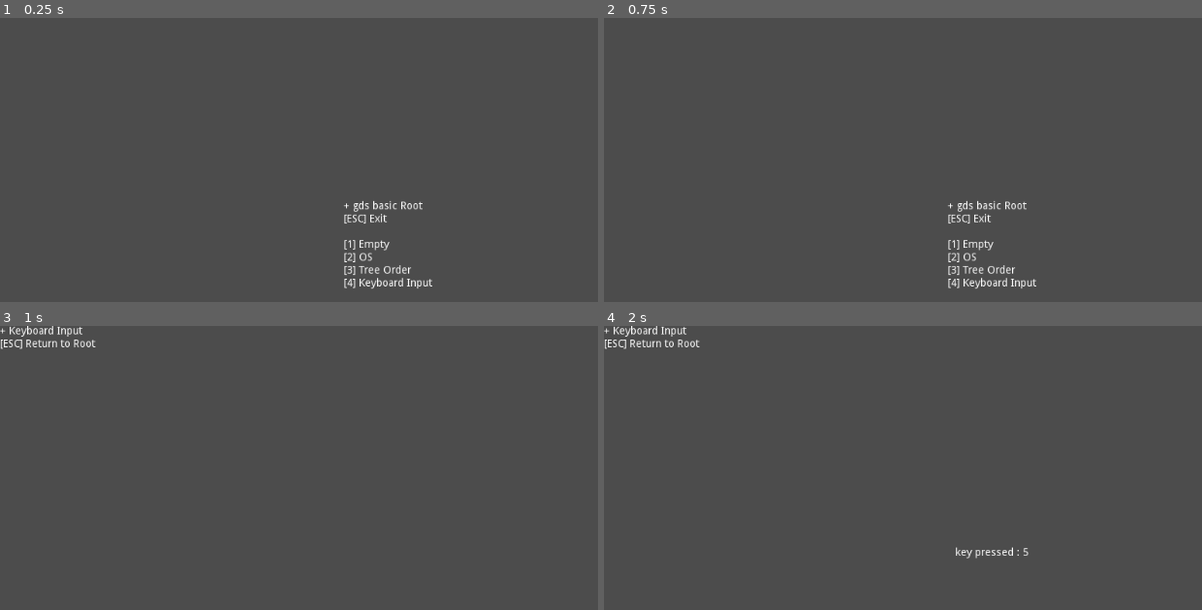
Above: before the commit, frames 1-4 (two rows, left to right).
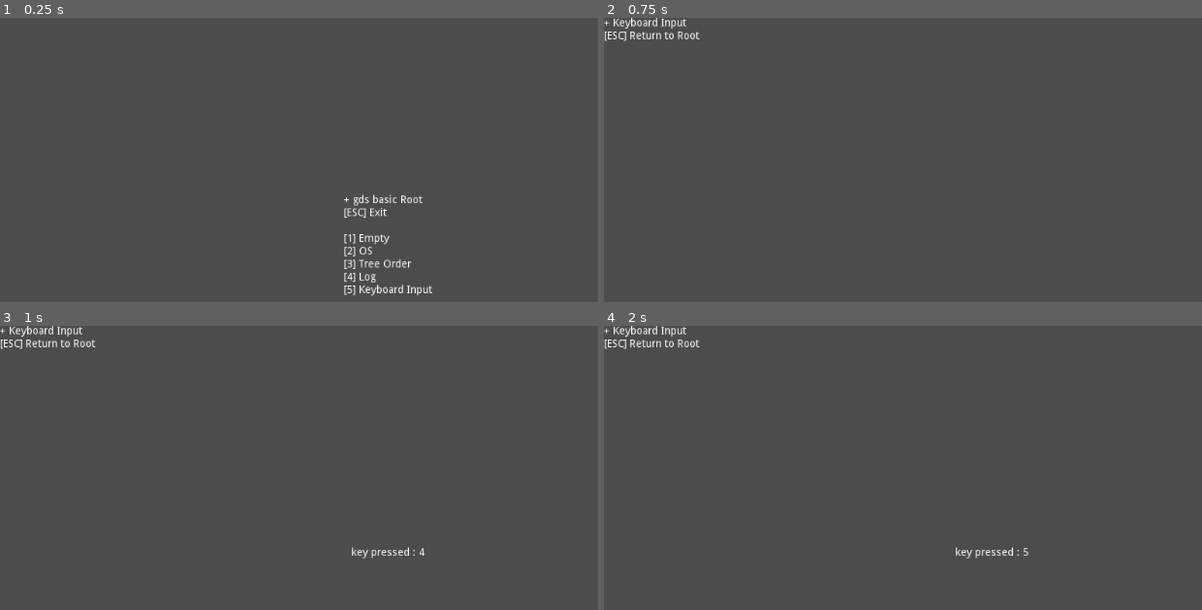
Above: after the commit, the same moments.

Repository: R2Road/godot_playground
Game: Godot game, scene res://gds_basic/gds_basic_RootScene.tscn
The game is run twice, just before and just after one commit, with the same random seed, the same clock (stepped at 60 frames per second) and the same inputs.
Inputs:
- Up to frame 1 (0.25 s): no input
- Up to frame 2 (0.75 s): tap Enter at 0.5 s; tap 5 at 0.6 s
- Up to frame 3 (1 s): tap 4 at 0.8 s
- Up to frame 4 (2 s): tap Space at 1.25 s; tap 4 at 1.35 s; tap 5 at 1.55 s

The runs differ from the first frame. In frame 1, 1.5% of the frame differs, in the area x 57-73%, y 62-98%; in frame 2, 1.3%; in frame 3, 0.1%; in frame 4, nothing differs.

Commit message:
update scene : gds_basic - LogScene

Diff:
--- a/2d_ground/gds_basic/gds_basic_LogScene.gd
+++ b/2d_ground/gds_basic/gds_basic_LogScene.gd
@@ -1,7 +1,31 @@
 extends Node
 
-# Called when the node enters the scene tree for the first time.
 func _ready():
+	set_process_input( true ) # is not need : default on
+
+	var title_string = \
+		"+ Log" \
+		+ "\n" \
+		+ "[ESC] Return to Root" \
+		+ ""
+
+	var summury_node = get_node( "Summury" )
+	summury_node.text = title_string
+
+	DoLogTest()
+
+func _input(event):
+	if !(event is InputEventKey ):
+		return
+
+	if !event.is_pressed():
+		return
+
+	match event.scancode:
+		KEY_ESCAPE:
+			get_tree().change_scene("res://gds_basic/gds_basic_RootScene.tscn")
+
+func DoLogTest():
 	push_error( "push_error" )
 	push_warning( "push_warning" )
 	print_debug( "print_debug" )
--- a/2d_ground/gds_basic/gds_basic_LogScene.tscn
+++ b/2d_ground/gds_basic/gds_basic_LogScene.tscn
@@ -1,7 +1,24 @@
 [gd_scene load_steps=2 format=2]
 
-[ext_resource path="res://gds_basic/gds_step_log_test.gd" type="Script" id=1]
+[ext_resource path="res://gds_basic/gds_basic_LogScene.gd" type="Script" id=1]
 
+[node name="gds_basic_LogScene" type="Node2D"]
+script = ExtResource( 1 )
 
-[node name="gds_step" type="Node2D"]
-script = ExtResource( 1 )
+[node name="Summury" type="Label" parent="."]
+margin_right = 40.0
+margin_bottom = 14.0
+__meta__ = {
+"_edit_use_anchors_": false
+}
+
+[node name="Message" type="Label" parent="."]
+margin_left = 195.502
+margin_top = 276.502
+margin_right = 404.502
+margin_bottom = 290.502
+rect_scale = Vector2( 3, 3 )
+text = "Look : Editor > Console & Output"
+__meta__ = {
+"_edit_use_anchors_": false
+}
--- a/2d_ground/gds_basic/gds_basic_RootScene.gd
+++ b/2d_ground/gds_basic/gds_basic_RootScene.gd
@@ -12,7 +12,9 @@
 	+ "\n" \
 	+ "[3] Tree Order" \
 	+ "\n" \
-	+ "[4] Keyboard Input" \
+	+ "[4] Log" \
+	+ "\n" \
+	+ "[5] Keyboard Input" \
 	+ ""
 
 
@@ -46,4 +48,6 @@
 		KEY_3:
 			get_tree().change_scene("res://gds_basic/gds_basic_TreeOrderScene.tscn")
 		KEY_4:
+			get_tree().change_scene("res://gds_basic/gds_basic_LogScene.tscn")
+		KEY_5:
 			get_tree().change_scene("res://gds_basic/gds_basic_KeyboardInputScene.tscn")
